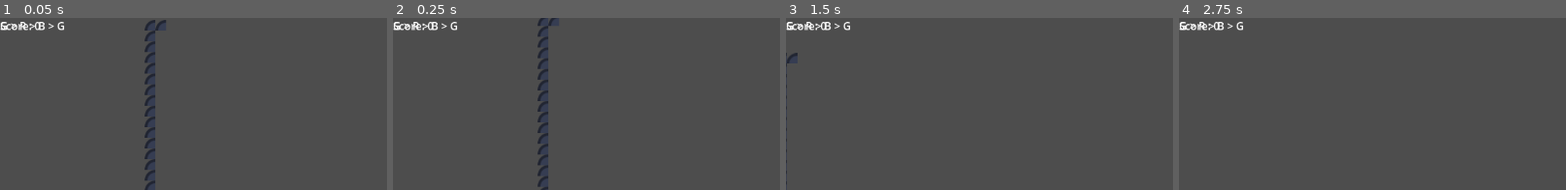
Above: before the commit, frames 1-4 (left to right).
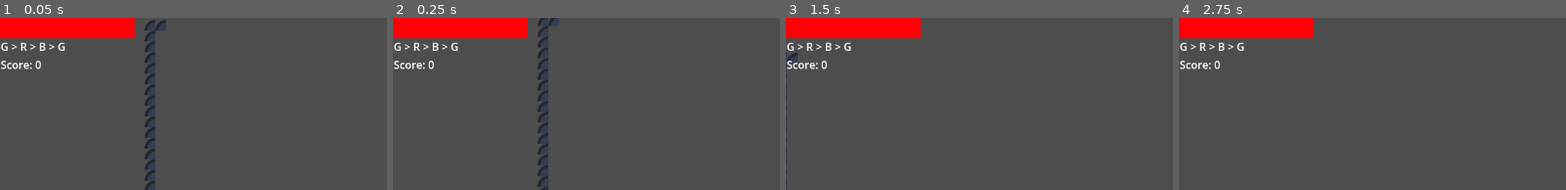
Above: after the commit, the same moments.

Repository: erlint1212/prosjekt-kristiania
Game: Godot game, scene res://levels/level_01.tscn
The game is run twice, just before and just after one commit, with the same random seed, the same clock (stepped at 60 frames per second) and the same inputs. The engine's default icon, where the game draws it, is replaced by a stand-in: a white triangle on a blue panel in a dark square.
Inputs (mouse positions are % of the whole screen's width and height, from its top left):
- Up to frame 1 (0.05 s): no input
- Up to frame 2 (0.25 s): no input
- Up to frame 3 (1.5 s): tap Enter at 0.5 s; move the mouse to (72, 57) at 0.52 s; hold D (move_right) from 0.53 s (still down); tap 1 at 0.6 s; tap Space (jump) at 0.77, 1.07 s; tap 2 at 0.8, 1.35 s; move the mouse to (30, 69) at 1.27 s
- Up to frame 4 (2.75 s): tap Space (jump) at 1.52, 1.82, 2.3 s; tap 3 at 1.55, 2.1 s; move the mouse to (60, 35) at 2.02 s; release D (move_right) at 2.03 s; hold A (move_left) from 2.03 s (still down)
The pictures show only the part of the screen within x 0-50%, y 0-50%; the shares and areas given below are measured in that part.

The runs differ from the first frame. In frame 1, 4.7% of the frame differs, in the area x 0-35%, y 0-30%; in frame 2, 4.7%; in frame 3, 4.7%; in frame 4, 4.7%.

Commit message:
Added health bar and player health

Diff:
--- a/characters/enemies/simple_shooter.gd
+++ b/characters/enemies/simple_shooter.gd
@@ -33,7 +33,7 @@
 @export_category("Effects")
 @export var death_effect_scene: PackedScene
 
-var health: int = 1
+var health: int = 3
 var current_pattern_index: int = 0
 
 func _ready() -> void:
--- a/characters/player/player.gd
+++ b/characters/player/player.gd
@@ -1,22 +1,28 @@
 extends CharacterBody2D
 
-# --- COLOR LOGIC (Keep this) ---
+# --- NEW SIGNALS ---
+signal health_changed(current_value, max_value)
+signal player_died
+
+# --- COLOR LOGIC (Keep existing) ---
 enum ColorState { RED, GREEN, BLUE }
 var current_color_state: ColorState = ColorState.RED
-# Use ColorRect if you switched to it, otherwise use Sprite2D
-@onready var sprite_visual: Node2D = $Sprite2D # Change to $ColorRect if you are using that
+@onready var sprite_visual: Node2D = $Sprite2D
 
-# --- PHYSICS VARIABLES ---
+# --- NEW HEALTH VARIABLES ---
+@export var max_health: int = 5
+@onready var current_health: int = max_health
+
+# --- PHYSICS VARIABLES (Keep existing) ---
 @export_category("Movement Stats")
 @export var speed: float = 300.0
-@export var jump_velocity: float = -400.0 # Negative goes UP in Godot
-
-# Get the gravity from the project settings to be synced with RigidBody nodes.
+@export var jump_velocity: float = -400.0
 var gravity = ProjectSettings.get_setting("physics/2d/default_gravity")
 
 func _ready() -> void:
-	# Initialize color on start
 	change_color(ColorState.RED)
+	# Initialize HUD immediately
+	health_changed.emit(current_health, max_health)
 
 func _physics_process(delta: float) -> void:
 	# Gravity logic...
@@ -59,19 +65,30 @@
 		ColorState.BLUE:
 			sprite_visual.modulate = Color.BLUE
 
+# --- UPDATED DAMAGE LOGIC ---
 func take_damage(amount: int) -> void:
-	print("Player took damage: ", amount)
-	# Add health logic here, e.g.:
-	# health -= amount
-	# if health <= 0: die()
+	current_health -= amount
+
+	# Broadcast the update to the HUD
+	health_changed.emit(current_health, max_health)
+
+	print("Player took damage: ", amount, " | Health: ", current_health)
 
 	# Visual feedback (flash white)
 	var tween = create_tween()
 	tween.tween_property(sprite_visual, "modulate", Color.WHITE, 0.1)
 	tween.tween_property(sprite_visual, "modulate", get_current_color_value(), 0.1)
 
+	if current_health <= 0:
+		die()
+
+func die() -> void:
+	player_died.emit()
+	print("Player Died!")
+	# For now, just reload the scene to try again
+	get_tree().reload_current_scene()
+
 func get_current_color_value() -> Color:
-	# Helper to get the actual Color object for the tween above
 	match current_color_state:
 		ColorState.RED: return Color.RED
 		ColorState.GREEN: return Color.GREEN
--- a/levels/level_01.gd
+++ b/levels/level_01.gd
@@ -1,5 +1,13 @@
 extends Node2D
+
+@onready var player = $Player
+@onready var hud = $Hud
 
 func _ready() -> void:
 	print("Level 1 Loaded")
-	# Example: Play background music here
+
+	# Connect Player Signal -> HUD Function
+	player.health_changed.connect(hud.update_health)
+
+	# Force an update right now so the bar starts full
+	hud.update_health(player.current_health, player.max_health)
--- a/ui/hud.gd
+++ b/ui/hud.gd
@@ -1,12 +1,17 @@
 extends CanvasLayer
 
-@onready var score_label = $Control/ScoreLabel
+@onready var score_label = $Control/VBoxContainer/ScoreLabel
+@onready var health_bar = $Control/HealthBar
+
 
 func _ready() -> void:
-	# Connect to the global signal
 	GameManager.score_updated.connect(_on_score_updated)
 	score_label.text = "Score: 0"
 
 func _on_score_updated(new_score: int) -> void:
-	# We must convert the integer 'new_score' to a string and add it
 	score_label.text = "Score: " + str(new_score)
+
+# --- NEW FUNCTION ---
+func update_health(current: int, max_hp: int) -> void:
+	health_bar.max_value = max_hp
+	health_bar.value = current
--- a/ui/hud.tscn
+++ b/ui/hud.tscn
@@ -1,6 +1,9 @@
 [gd_scene format=3 uid="uid://cihjtbk4yn5bn"]
 
 [ext_resource type="Script" uid="uid://dj2x81dxenl0f" path="res://ui/hud.gd" id="1_rbyyf"]
+
+[sub_resource type="StyleBoxFlat" id="StyleBoxFlat_rbyyf"]
+bg_color = Color(1, 0, 0.023529412, 1)
 
 [node name="Hud" type="CanvasLayer" unique_id=512347848]
 script = ExtResource("1_rbyyf")
@@ -11,13 +14,25 @@
 offset_right = 40.0
 offset_bottom = 40.0
 
-[node name="Colors" type="Label" parent="Control" unique_id=785623749]
+[node name="HealthBar" type="ProgressBar" parent="Control" unique_id=2129130455]
 layout_mode = 0
-offset_right = 97.0
-offset_bottom = 23.0
+offset_right = 200.0
+offset_bottom = 30.0
+theme_override_styles/fill = SubResource("StyleBoxFlat_rbyyf")
+max_value = 5.0
+value = 5.0
+show_percentage = false
+
+[node name="VBoxContainer" type="VBoxContainer" parent="Control" unique_id=606516924]
+layout_mode = 0
+offset_left = 1.0
+offset_top = 31.0
+offset_right = 98.0
+offset_bottom = 81.0
+
+[node name="Colors" type="Label" parent="Control/VBoxContainer" unique_id=785623749]
+layout_mode = 2
 text = "G > R > B > G"
 
-[node name="ScoreLabel" type="Label" parent="Control" unique_id=1022811875]
-layout_mode = 0
-offset_right = 40.0
-offset_bottom = 23.0
+[node name="ScoreLabel" type="Label" parent="Control/VBoxContainer" unique_id=1022811875]
+layout_mode = 2
